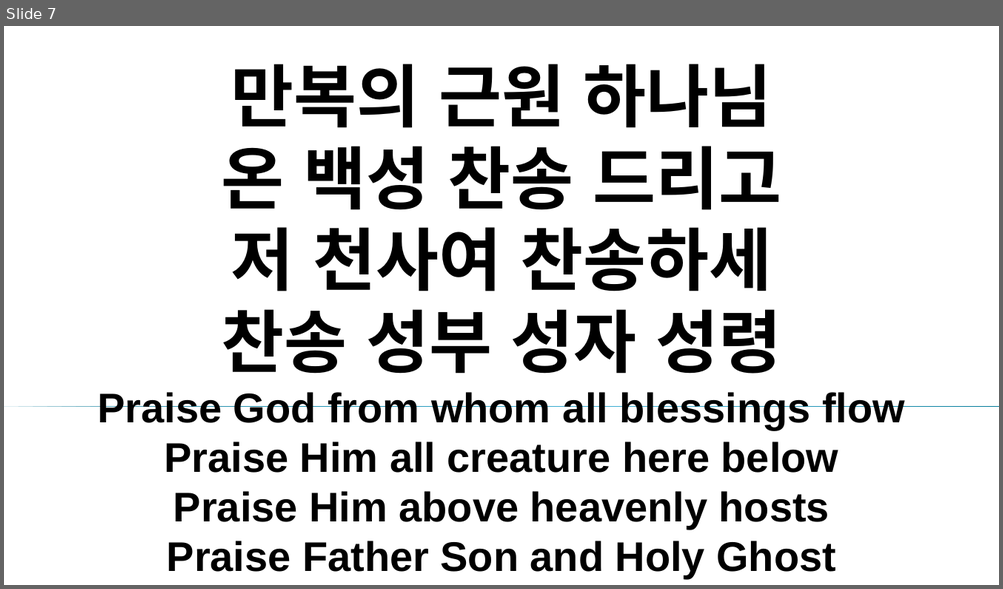
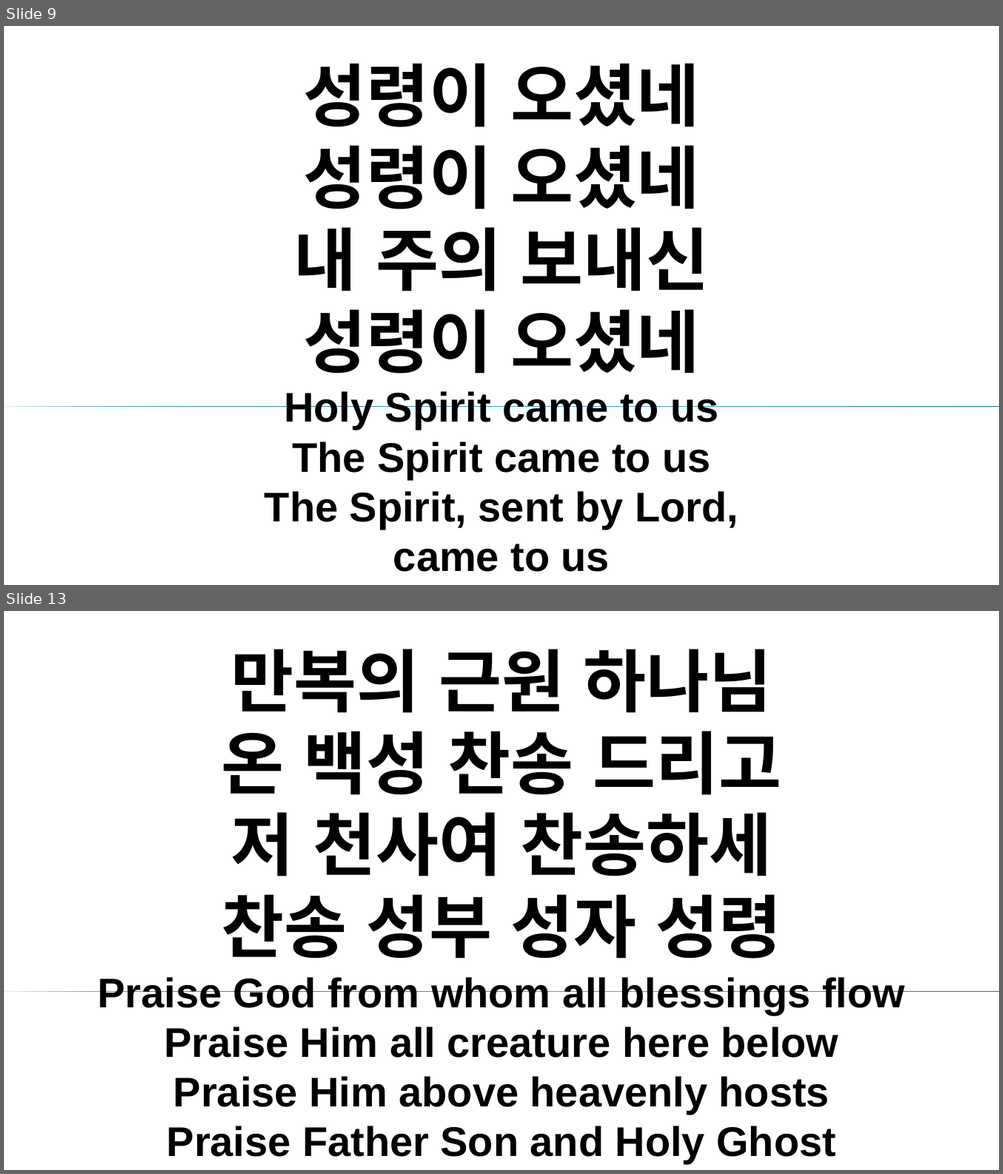
Before and after one commit to kagented/automate, a slide deck: ppt/merged.pptx. Shown one above the other, each under a label of ours: slide 7 before the commit, slides 9 and 13 after it; the slides between them are not shown. The pictures are 1003x589 and 1003x1174 pixels, drawn with LibreOffice and Linux fonts; fonts in the diff are those of the drawing; background and template pictures are left out. Boxes give left, top, right and bottom in pixels: in the first picture for what was removed or moved away, otherwise in the second. Text is boxed around its words. In the diff, an @@ line names an element or a change of style, - is before the commit and + after.

```diff
--- a/ppt/merged.pptx
+++ b/ppt/merged.pptx
@@ slide 9 added at <box>4,26,999,585</box>, background picture (left out); not listed: 1 template element that a slide beside it also shows @@
@@ title added at <box>264,63,738,572</box>, 40 pt, text #000000, bold @@
+성령이 오셨네
+성령이 오셨네
+내 주의 보내신
+성령이 오셨네
+Holy Spirit came to us
+The Spirit came to us
+The Spirit, sent by Lord,
+came to us
@@ what was slide 7 is now slide 13 @@
```
Also in this commit, not shown: 1 slide changed, 10 other slides added, 48 slides removed, 7 other files.
